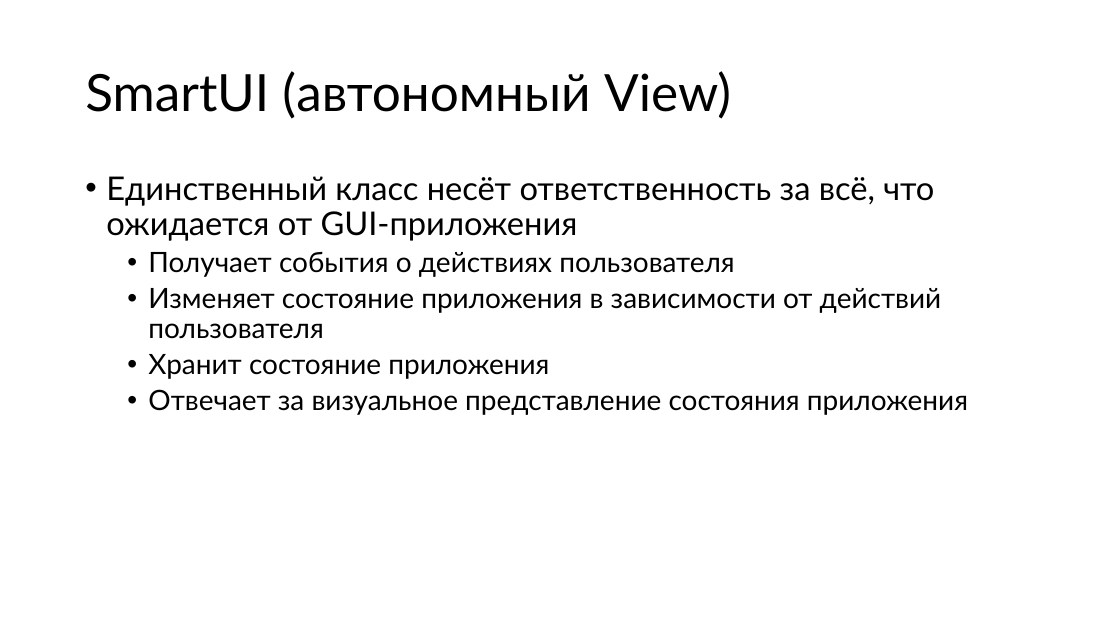
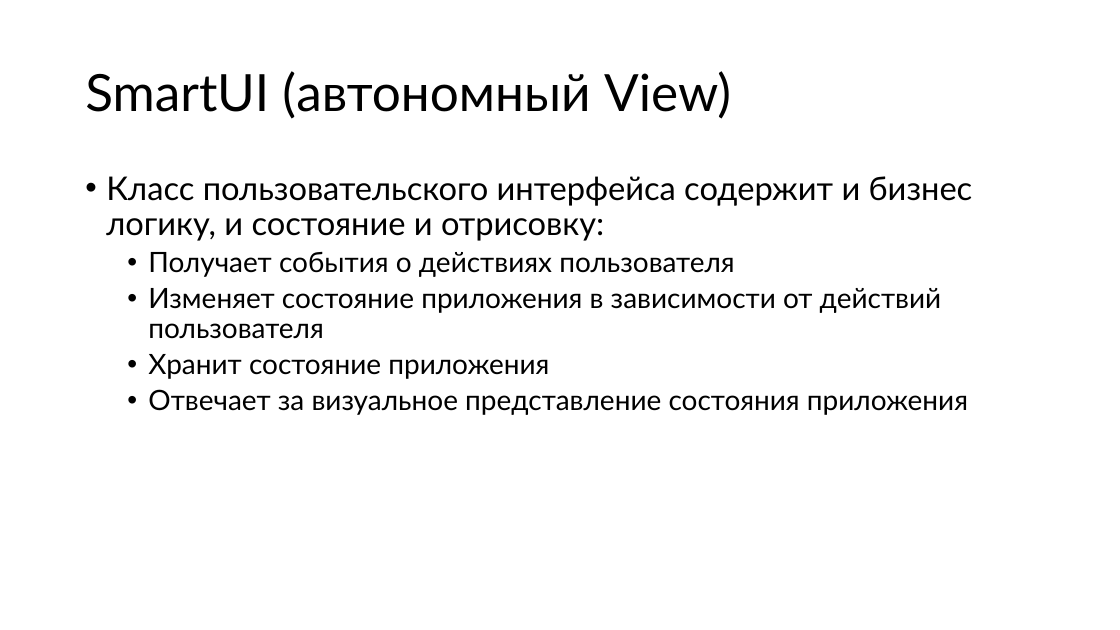
Before and after one commit to alexey-malov/ood, a slide deck: slide 5 of lectures/16.mvxx/mvxx.pptx (slide 7 before the commit). Drawn at 1120x630 pixels with LibreOffice and Linux fonts; fonts in the diff are those of the drawing. Boxes give left, top, right and bottom in pixels: in the first picture for what was removed or moved away, otherwise in the second. Text is boxed around its words. In the diff, an @@ line names an element or a change of style, - is before the commit and + after.

```diff
--- a/lectures/16.mvxx/mvxx.pptx
+++ b/lectures/16.mvxx/mvxx.pptx
@@ text at (x1=106, y1=176, x2=973, y2=241): text changed @@
-• Единственный класс несёт ответственность за всё, что ожидается от GUI-приложения
+• Класс пользовательского интерфейса содержит и бизнес логику, и состояние и отрисовку:
```
Also in this commit, not shown: 19 other slides changed, 9 slides added, 12 slides removed, 2 other files.
